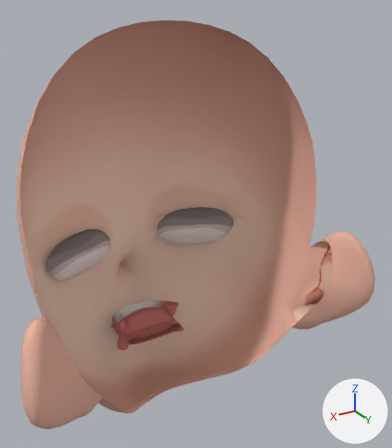
A saved change to the glTF model assets/face/face_V.glb.
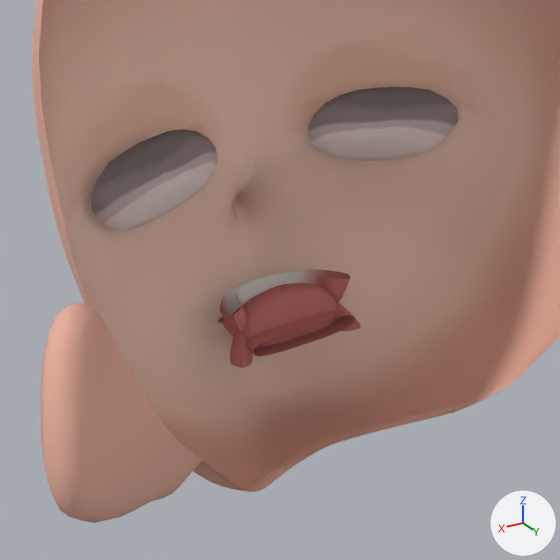
Each version is shown whole from a 50 mm lens placed at (0.122, 0.199, 0.193), pointed at (-0.016, -0.032, 0.077), then close up on the part from 0% to 73% of the width and 36% to 100% of the height. Every picture has the same lights, and +X, +Y and +Z are marked at lower right. The first two pictures are the older version. Vertices at exactly the same position are counted once.

Objects in the first close-up: 'part'.
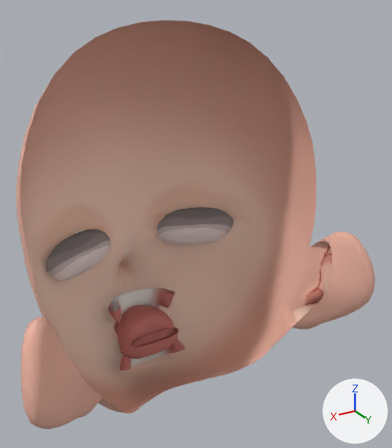
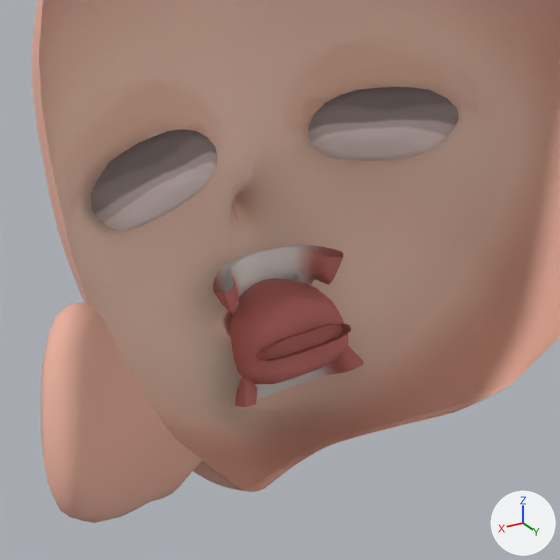
The newer file adds a shape key; the second version is drawn at full value of the shape key 'Fcl_MTH_A' of 'part', and the change is written as the vertex moves it makes.

Patch to the scene script:
```diff
--- a/assets/face/face_V.glb.py
+++ b/assets/face/face_V.glb.py
@@ me_part @@
 # used by ob_part; location = (0.0, 0.0, 0.0)
-me_part.from_pydata(...)  # 3820 vertices, 7148 faces; spans x -0.094..0.094, y -0.106..0.029, z -0.038..0.18
+me_part.from_pydata(...)  # 3820 vertices, 7148 faces; spans x -0.094..0.094, y -0.106..0.029, z -0.04..0.18
+# me_part part 1: the loose piece of 213 vertices spanning x -0.022..0.022, y -0.088..-0.061, z -0.009..0.01 is multiplied about its middle by the matrix ((1.013, 0.0, 0.0), (0.0, 0.822, 0.109), (0.0, -0.197, 1.129)), then moved by (0.0, -0.004, 0.007)
+# me_part part 2: 1205 of 3820 vertices moved; they spanned x -0.05..0.05, y -0.094..-0.013, z -0.038..0.009 and now span x -0.05..0.05, y -0.095..-0.013, z -0.04..0.008; mean shift (0.0, 0.003, -0.006); largest move (0.0, -0.082, -0.014) -> (0.0, -0.074, -0.032)
 me_part.materials.append(mat_n00_000_00_facemouth_00_face__instance)
```

Pixel boxes [x1, y1, x2, y2] of what changed, in the close-ups (560 x 560 px; the box of a moved part takes in the faces that stretch with it):
part 1 of me_part, moved or reshaped: before [220, 269, 350, 334]; after [213, 245, 344, 315]
part 2 of me_part, moved or reshaped: before [135, 241, 512, 490]; after [135, 241, 512, 489]
